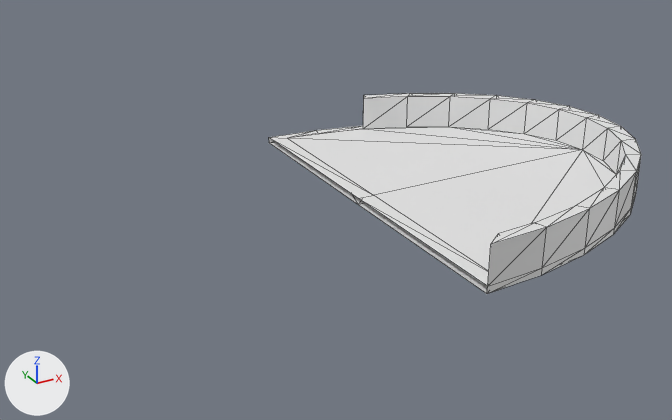
An edit to the glTF model assets/floor.glb, drawn before and after from the same camera.
Both versions are drawn from a 50 mm lens placed at (-7.82, -13.38, 6.68), pointed at (-0.44, 0.03, -0.02). The axes (+X, +Y, +Z) are drawn at lower left. The lights are the same throughout. Mesh edges are drawn as thin lines. Where no turn or scale is listed for an object, it has been applied to the vertices. Vertices at the same position are counted once.

Before the edit, the objects in view are built like this:
```python
me_cylinder = bpy.data.meshes.new('Cylinder')
me_cylinder.from_pydata(...)  # 84 vertices, 160 faces; spans x 0.0..5.65, y -3.8..3.8, z -0.06..0.75
ob_cylinder = bpy.data.objects.new('Cylinder', me_cylinder)
ob_cylinder.location = (0.0, 0.0, 0.06)
```
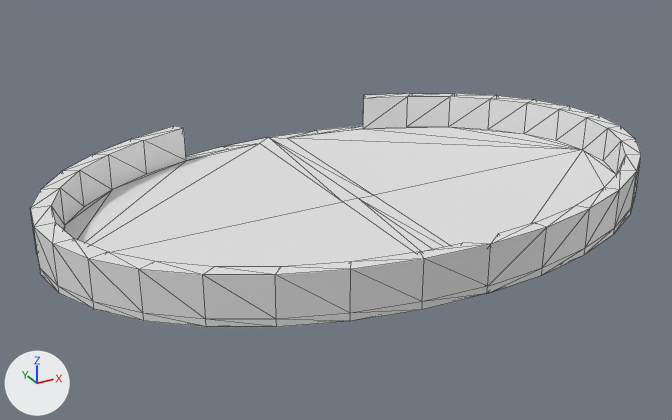
The newer file is also rescaled (x1.707), turned or shifted as a whole; pictures and numbers use the older file's frame.

Pixel boxes [x1, y1, x2, y2] of what changed, in the pictures (672 x 420 px):
'Cylinder', reshaped (64% wider, 16% taller)
    before: [269, 93, 641, 294]
    after: [30, 93, 641, 327]
part 1 of me_cylinder, added
    after: [30, 126, 491, 327]

Patch to the scene script:
```diff
--- a/assets/floor.glb.py
+++ b/assets/floor.glb.py
@@ me_cylinder @@
 # used by ob_cylinder; location = (0.0, 0.0, 0.06)
-me_cylinder.from_pydata(...)  # 84 vertices, 160 faces; spans x 0.0..5.65, y -3.8..3.8, z -0.06..0.75
+me_cylinder.from_pydata(...)  # 161 vertices, 320 faces; spans x -5.65..5.65, y -3.8..3.8, z -0.06..0.75
+# me_cylinder part 1
+# 62 vertices are added at x -5.65..-0.32, y -3.73..3.73, z -0.06..0.75
+# 15 new vertices lie (0.0, 0.0, 0.69) away from vertices in x -5.33..-0.32, y -3.57..3.31, z 0.06
+# 160 new faces join them
```
